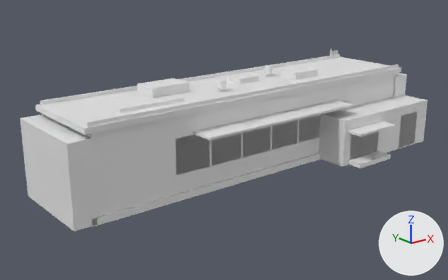
One commit to the glTF model game/Airside/Assets/StreamingAssets/Airside/Art/Models/Buildings/mdl_terminal_regional_small_authored_v01.gltf: the scene before it, then after it.
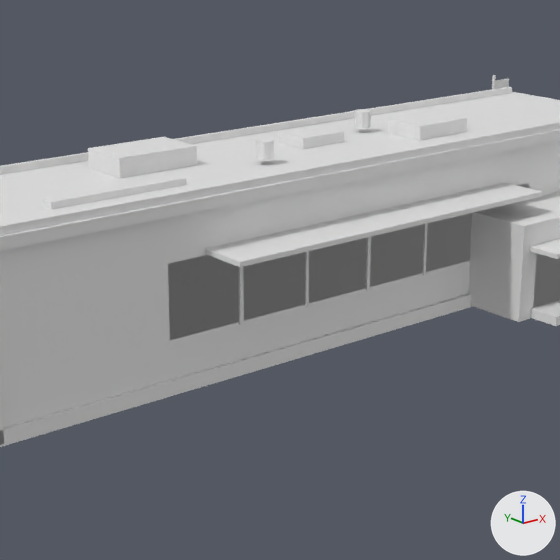
There are two pictures of each version: one whole from a 50 mm lens placed at (-21.4, -25.2, 11.6), pointed at (-1.2, 0.1, 1.5), one close up on the part from 21% to 81% of the width and 5% to 100% of the height. The lights are fixed; the arrows at lower right show +X, +Y and +Z. The older version's two pictures come first. Vertices at exactly the same position are counted once.

The first close-up shows 'hvac_duct', 'landside_awning', 'landside_glass', 'plinth', 'roof', 'roof_parapet', 'roof_parapet_back', 'roof_plant', 'roof_plant_b', 'roof_plant_c', 'service_wing', 'terminal_body' and 12 more.
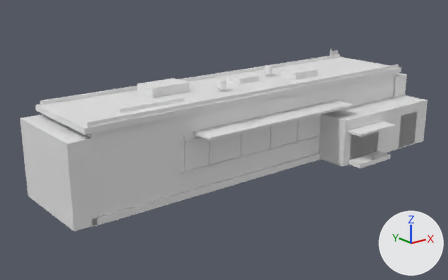
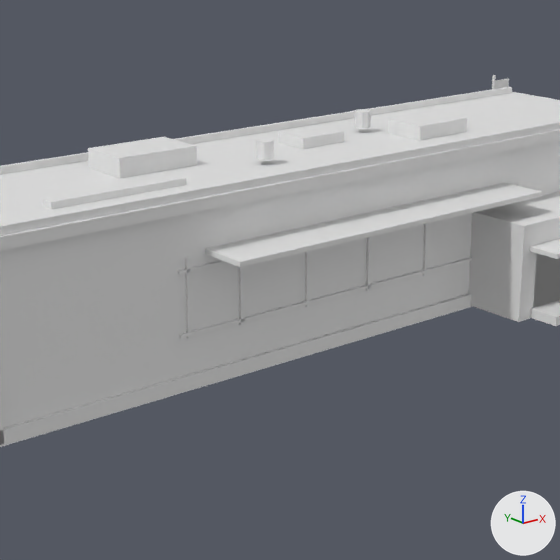
Changed parts and their boxes (x1, y1, x2, y2) in the close-ups (560 x 560 px; the box of a moved part takes in the faces that stretch with it):
'landside_sill', added: after (179, 257, 472, 338)
'landside_mullion_6', added: after (185, 257, 191, 339)
'landside_transom', added: after (178, 261, 229, 275)
part 1 of me_landside_glass, moved or reshaped (not visible afterwards): before (168, 183, 529, 340)

Diff of the bpy script that builds the scene:
```diff
--- a/game/Airside/Assets/StreamingAssets/Airside/Art/Models/Buildings/mdl_terminal_regional_small_authored_v01.gltf.py
+++ b/game/Airside/Assets/StreamingAssets/Airside/Art/Models/Buildings/mdl_terminal_regional_small_authored_v01.gltf.py
@@ me_landside_glass @@
 # used by ob_landside_glass; location = (0.0, 0.0, 0.0)
-me_landside_glass.from_pydata(...)  # 8 vertices, 12 faces; spans x -6.0..6.0, y -2.4..-2.3, z 1.3..3.1
+me_landside_glass.from_pydata(...)  # 8 vertices, 12 faces; spans x -6.0..6.0, y -2.37..-2.33, z 1.3..3.1
+# me_landside_glass part 1: the whole mesh is scaled about its middle by (1, 0.4, 1)
@@ me_landside_sill @@
+me_landside_sill.from_pydata(...)  # a box spanning x -5.75..5.75, y -2.48..-2.36, z 1.31..1.39
@@ me_landside_transom @@
+me_landside_transom.from_pydata(...)  # a box spanning x -5.75..5.75, y -2.47..-2.37, z 2.81..2.89
@@ me_landside_mullion_6 @@
+me_landside_mullion_6.from_pydata(...)  # a box spanning x -5.54..-5.46, y -2.47..-2.37, z 1.25..3.15
@@ ob_landside_sill @@
+ob_landside_sill = bpy.data.objects.new('landside_sill', me_landside_sill)
+ob_landside_sill.location = (0.0, 0.0, 0.0)
@@ ob_landside_transom @@
+ob_landside_transom = bpy.data.objects.new('landside_transom', me_landside_transom)
+ob_landside_transom.location = (0.0, 0.0, 0.0)
@@ ob_landside_mullion_6 @@
+ob_landside_mullion_6 = bpy.data.objects.new('landside_mullion_6', me_landside_mullion_6)
+ob_landside_mullion_6.location = (0.0, 0.0, 0.0)
```
